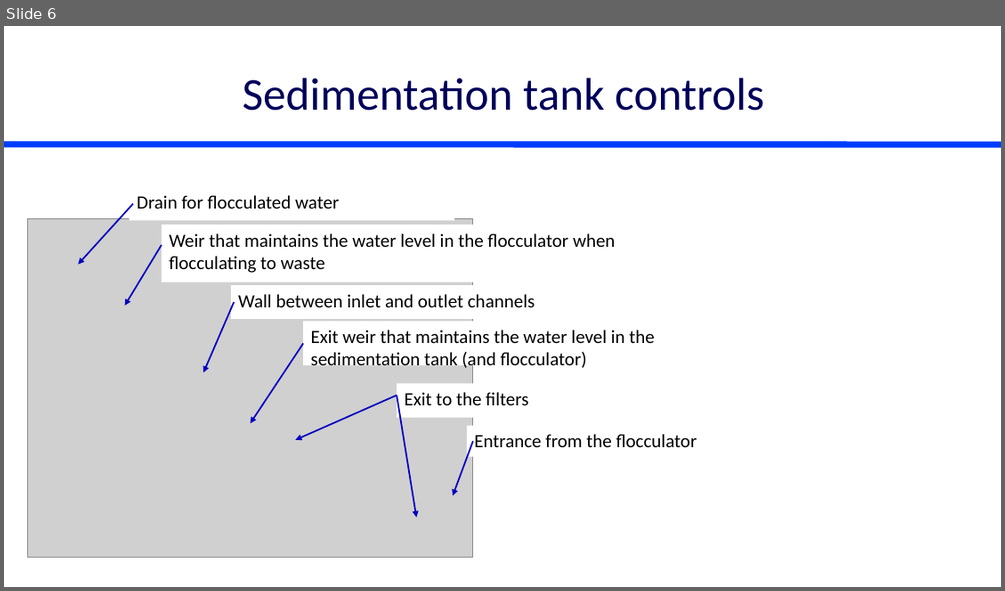
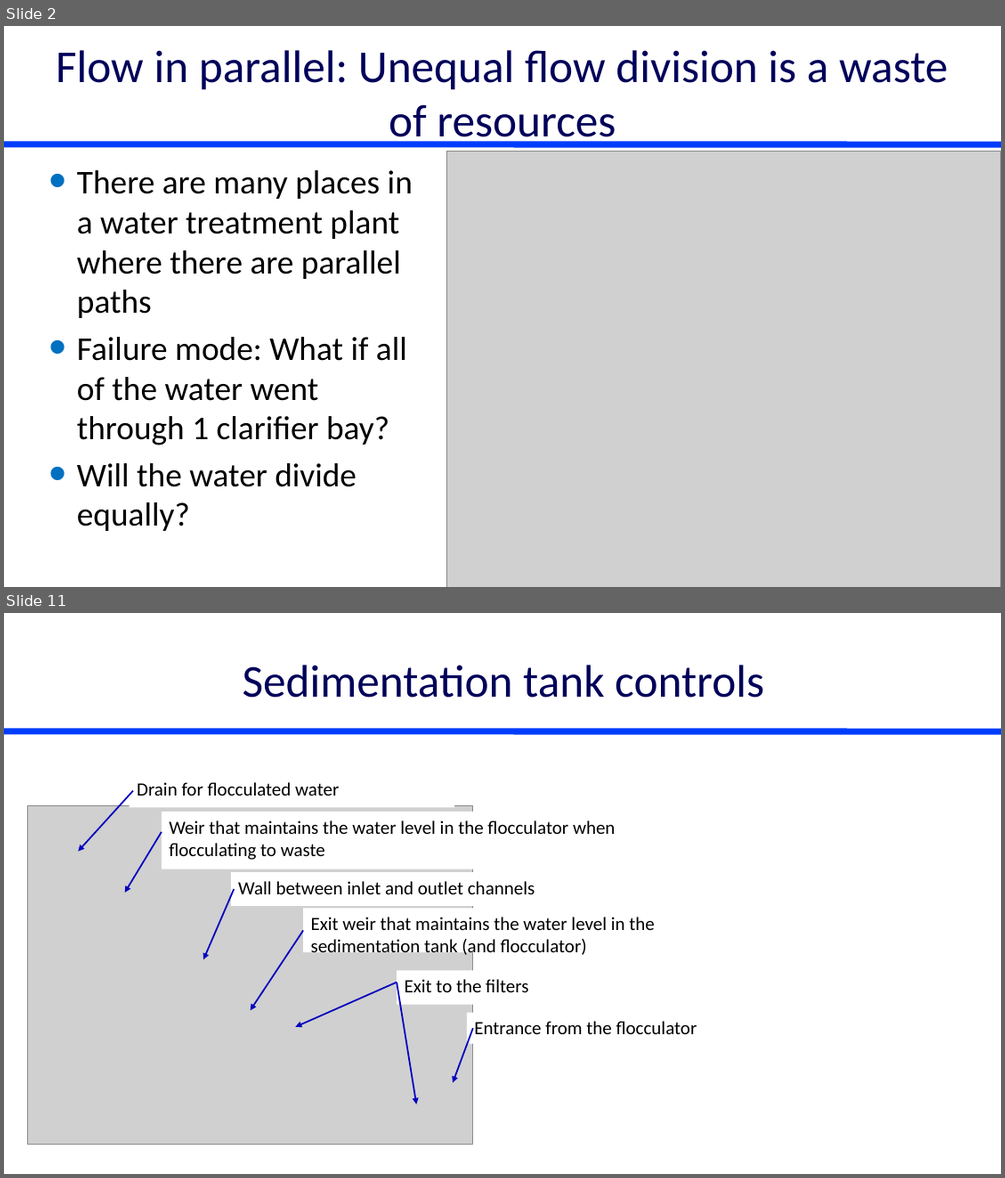
Before and after one commit to monroews/CEE4520Lectures, a slide deck: Manifolds.pptx. Shown one above the other, each under a label of ours: slide 6 before the commit, slides 2 and 11 after it; the slides between them are not shown. The pictures are 1005x591 and 1005x1178 pixels, drawn with LibreOffice and Linux fonts; fonts in the diff are those of the drawing; grey boxes stand for pictures. Boxes give left, top, right and bottom in pixels: in the first picture for what was removed or moved away, otherwise in the second. Text is boxed around its words. In the diff, an @@ line names an element or a change of style, - is before the commit and + after.

```diff
--- a/Manifolds.pptx
+++ b/Manifolds.pptx
@@ slide 2 added at (4,26,1001,587), background #FFFFFF; not listed: 1 template element that a slide beside it also shows @@
@@ title added at (56,50,947,148), 44 pt, text #00005A @@
+Flow in parallel: Unequal flow division is a waste of resources
@@ picture added at (446,151,1001,587) @@
@@ text added at (77,170,413,531), 32 pt, text #000000 @@
+• There are many places in a water treatment plant where there are parallel paths
+• Failure mode: What if all of the water went through 1 clarifier bay?
+• Will the water divide equally?
@@ what was slide 6 is now slide 11 @@
```
Also in this commit, not shown: 4 slides changed, 5 other slides added, 1 other file.
